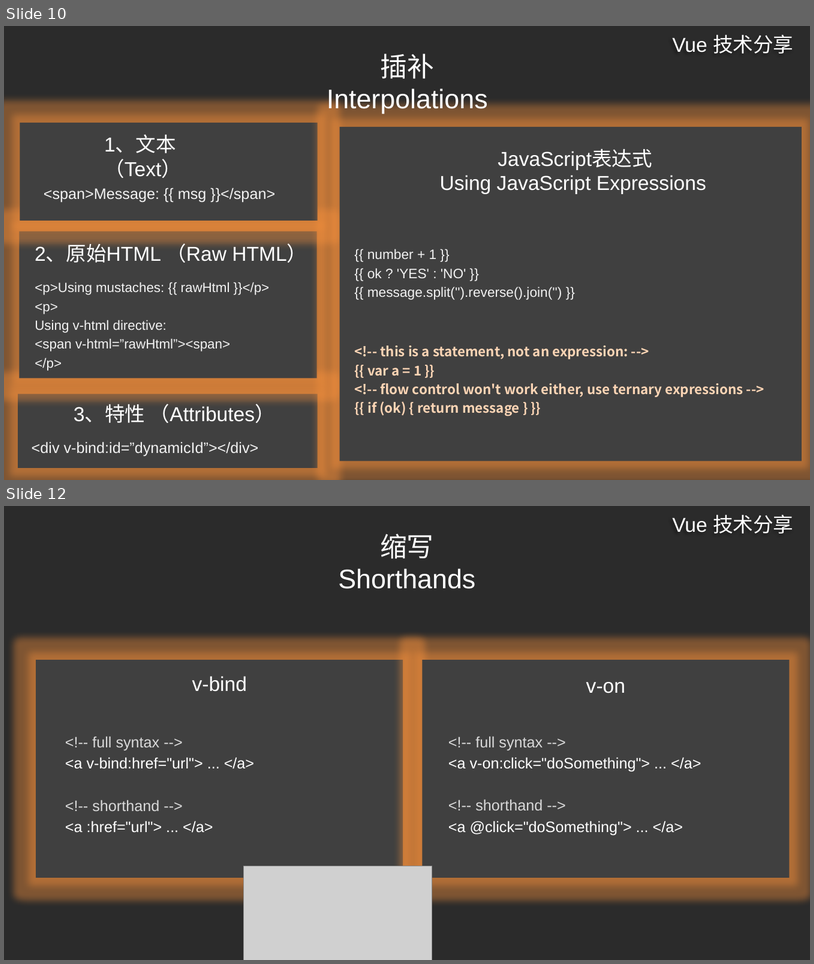
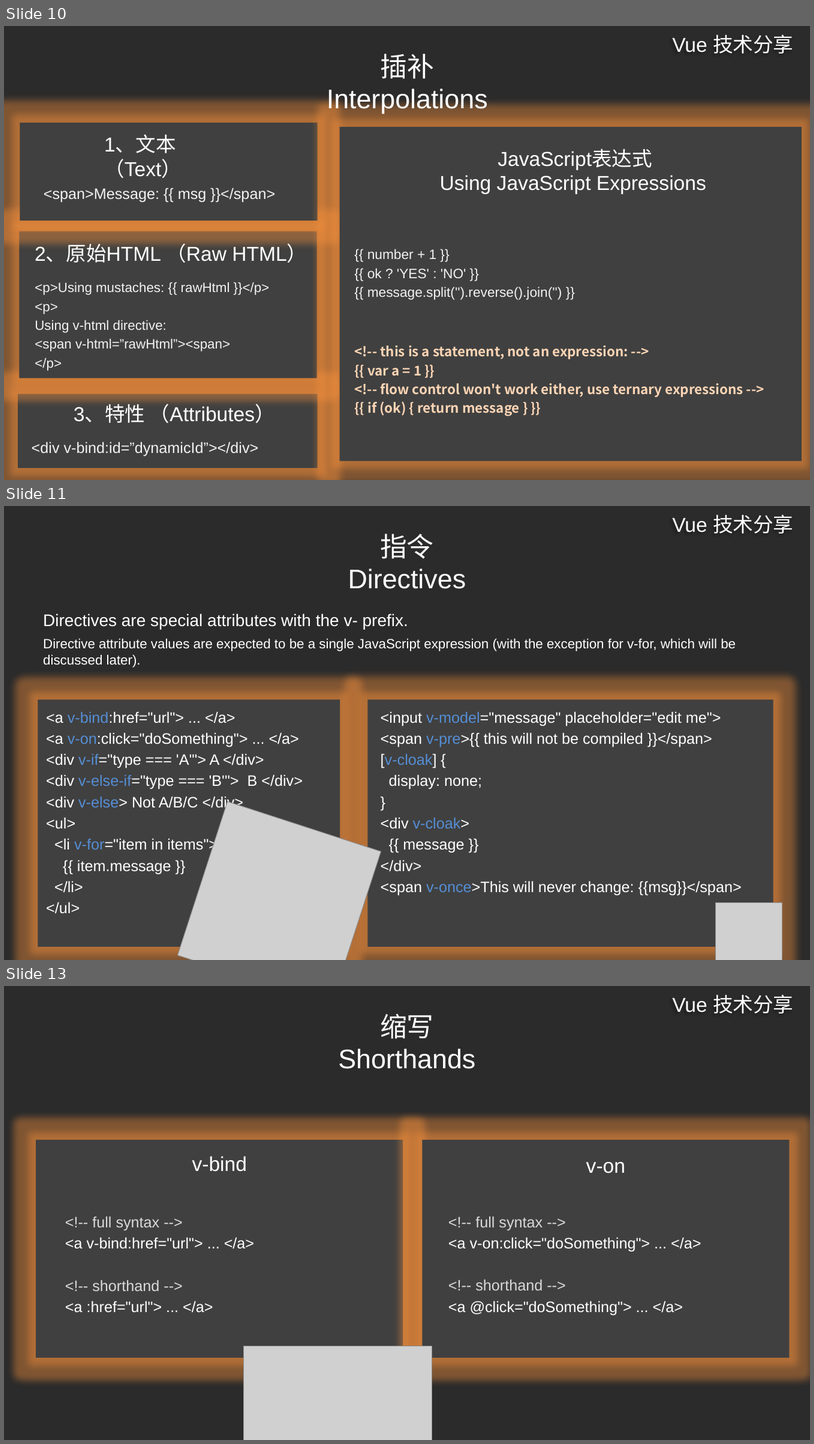
Before and after one commit to ldjdd/traing-library, a slide deck: vue/演示文稿.pptx. Shown one above the other, each under a label of ours: slides 10 and 12 before the commit, slides 10, 11 and 13 after it; the slides between them are not shown. The pictures are 814x964 and 814x1444 pixels, drawn with LibreOffice and Linux fonts; fonts in the diff are those of the drawing; grey boxes stand for pictures; background and template pictures are left out; a plain dark background stands for a picture behind light text. Boxes give left, top, right and bottom in pixels: in the first picture for what was removed or moved away, otherwise in the second. Text is boxed around its words. In the diff, an @@ line names an element or a change of style, - is before the commit and + after.

```diff
--- a/vue/演示文稿.pptx
+++ b/vue/演示文稿.pptx
@@ slide 11 added at box(4, 506, 810, 960), background picture (left out); not listed: 1 template element that a slide beside it also shows @@
@@ title added at box(348, 534, 467, 589), 32 pt, text #FFFFFF @@
+指令
+Directives
@@ text added at box(43, 613, 408, 629), 20 pt, text #FFFFFF @@
+Directives are special attributes with the v- prefix.
@@ text added at box(43, 638, 736, 667), 16 pt, text #FFFFFF @@
+Directive attribute values are expected to be a single JavaScript expression (with the exception for v-for, which will be discussed later).
@@ rectangle added at box(38, 700, 341, 946), fill #404040 @@
@@ rectangle added at box(368, 700, 773, 946), fill #404040 @@
@@ text added at box(46, 711, 303, 913), 18 pt, text #FFFFFF @@
+<a v-bind:href="url"> ... </a>
+<a v-on:click="doSomething"> ... </a>
+<div v-if="type === 'A'"> A </div>
+<div v-else-if="type === 'B'"> B </div>
+<div v-else> Not A/B/C </div>
+<ul>
+<li v-for="item in items">
+{{ item.message }}
+</li>
+</ul>
@@ text added at box(381, 711, 742, 895), 18 pt, text #FFFFFF @@
+<input v-model="message" placeholder="edit me">
+<span v-pre>{{ this will not be compiled }}</span>
+[v-cloak] {
+display: none;
+}
+<div v-cloak>
+{{ message }}
+</div>
+<span v-once>This will never change: {{msg}}</span>
@@ picture added at box(178, 801, 381, 960) @@
@@ picture added at box(716, 902, 783, 960) @@
@@ what was slide 12 is now slide 13 @@
```
Also in this commit, not shown: 1 slide changed, 14 other slides added, 1 slide removed.
